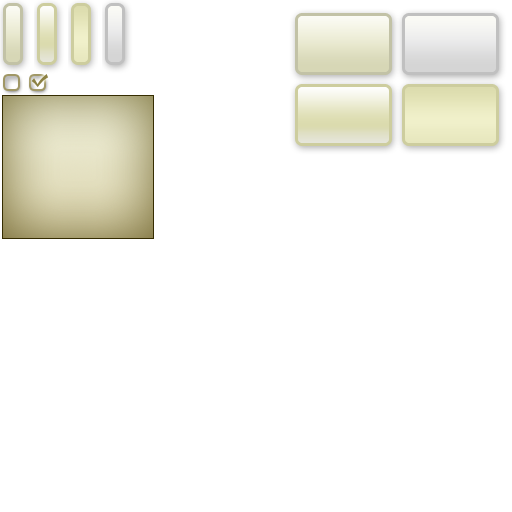
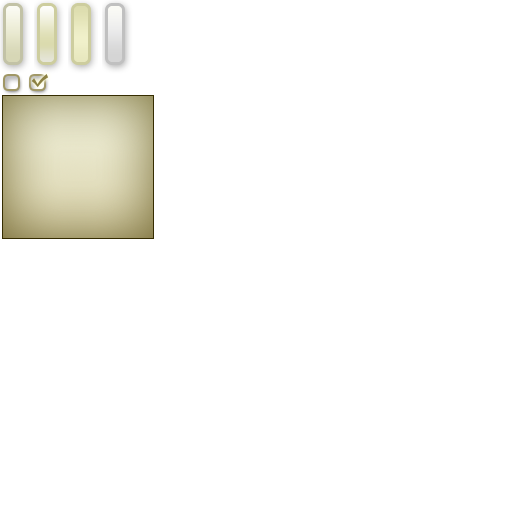
Two versions of the same layered image (512 × 512). Layer-by-layer changes:
hid "灰度" over 402, 13, 499, 75
hid "正常" over 295, 13, 392, 75
hid "按下" over 402, 84, 499, 146
hid "悬停" over 295, 84, 392, 146
hid "背景" over 31, 9, 506, 154
